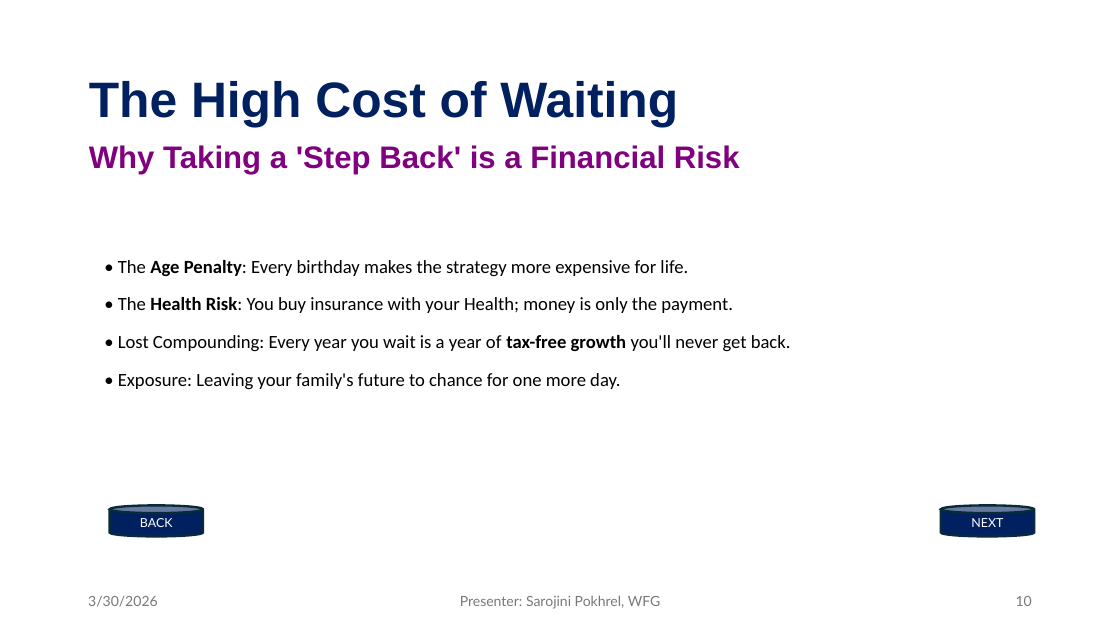
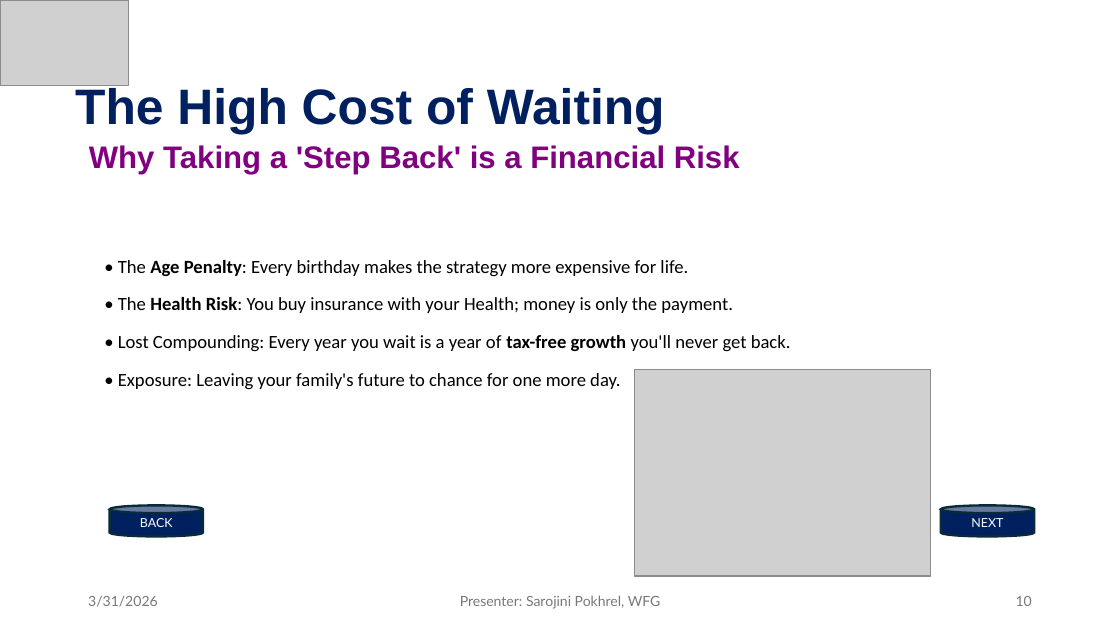
Before and after one commit to my1stgit/testgitrepo, a slide deck: slide 10 of Presentation1.pptm. Drawn at 1120x630 pixels with LibreOffice and Linux fonts; fonts in the diff are those of the drawing; grey boxes stand for pictures. Boxes give left, top, right and bottom in pixels: in the first picture for what was removed or moved away, otherwise in the second. Text is boxed around its words. In the diff, an @@ line names an element or a change of style, - is before the commit and + after.

```diff
--- a/Presentation1.pptm
+++ b/Presentation1.pptm
@@ picture added at [0, 0, 129, 85] @@
@@ text "The High Cost of Waiting" rewrapped from [89, 81, 678, 127] to [75, 85, 665, 135] @@
@@ picture added at [634, 370, 930, 577] @@
@@ text at [88, 596, 158, 607]: text changed @@
-3/30/2026
+3/31/2026
```
Also in this commit, not shown: 10 other slides changed, 4 other files.
